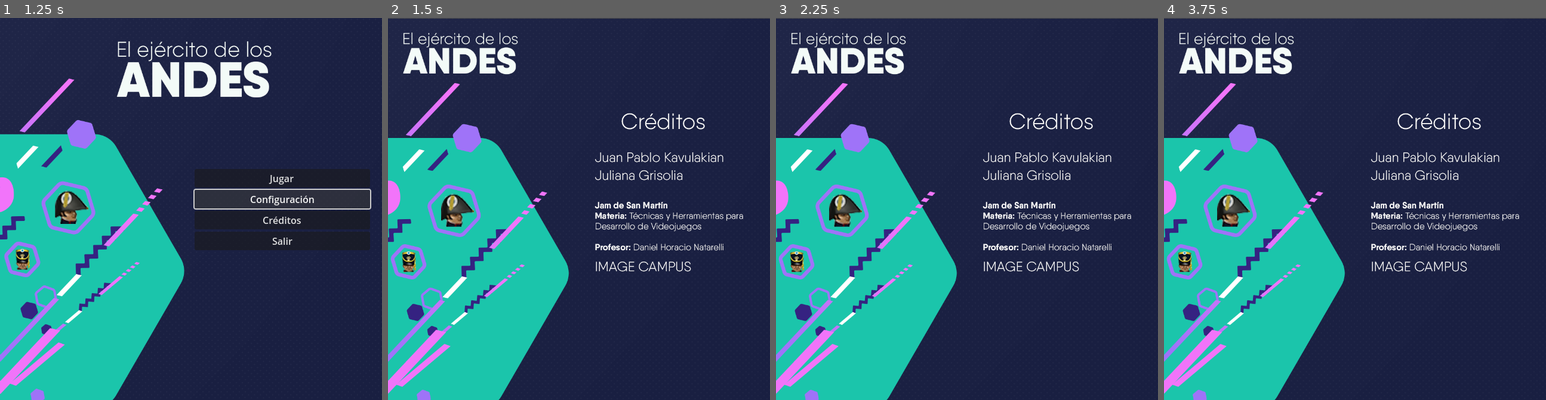
Above: before the commit, frames 1-4 (left to right).
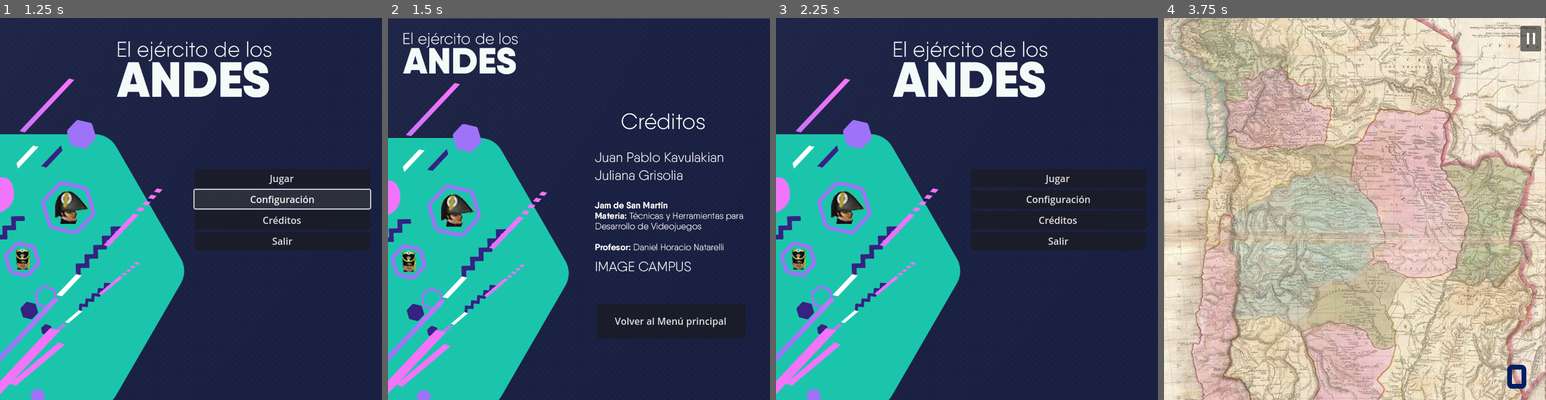
Above: after the commit, the same moments.

Repository: TuliGrisolia/Jam-San-Martin
Game: Godot game, scene res://Escenas/menu.tscn
Two runs of this game, one before a commit and one after it. Both use one fixed random seed, a clock stepped at 60 frames per second and the inputs below. The project has no main scene, so this scene is started directly.
Inputs (mouse positions are in pixels of both pictures, inside the frame that each line leads up to):
- Up to frame 1 (1.25 s): click "Configuración" at 0.5 s
- Up to frame 2 (1.5 s): click "Créditos" at 1.25 s
- Up to frame 3 (2.25 s): click (1058, 319) at 2 s, where only the run after the commit has a clickable "Volver al Menú principal"
- Up to frame 4 (3.75 s): click (1446, 178) at 2.75 s, where only the run after the commit has a clickable "Jugar"; click (1511, 90) at 3.5 s, where only the run after the commit has a clickable "X"

Frame 1 is identical in both runs. In frame 2, 0.7% of the frame differs, in the area x 54-94%, y 75-84%; in frame 3, 14%; in frame 4, 100%, in the area x 0-100%, y 0-100%.

Commit message:
Opciones de pantallas de menu

Diff:
--- /dev/null
+++ b/Escenas/ayuda.tscn
@@ -0,0 +1,32 @@
+[gd_scene load_steps=5 format=3 uid="uid://g5idyfx8u38i"]
+
+[ext_resource type="Texture2D" uid="uid://dkwnnlxx3ovdc" path="res://Assets/sprites/fondo.jpg" id="1_4h70k"]
+[ext_resource type="Script" path="res://Scripts/ayuda.gd" id="1_w3av1"]
+[ext_resource type="Texture2D" uid="uid://ck7lqbpfsl1n5" path="res://Assets/sprites/ayuda.png" id="2_ehs8x"]
+[ext_resource type="AudioStream" uid="uid://kemyq234u6r8" path="res://Assets/sonidos/Pickup_food.wav" id="4_jnc7u"]
+
+[node name="Node2D" type="Node2D"]
+script = ExtResource("1_w3av1")
+
+[node name="Fondo" type="Sprite2D" parent="."]
+position = Vector2(320, 320)
+texture = ExtResource("1_4h70k")
+
+[node name="Ayuda" type="Sprite2D" parent="."]
+position = Vector2(318, 294)
+texture = ExtResource("2_ehs8x")
+
+[node name="Button" type="Button" parent="."]
+offset_left = 562.0
+offset_top = 85.0
+offset_right = 597.0
+offset_bottom = 127.0
+theme_override_colors/font_color = Color(0.976471, 0.976471, 0.976471, 1)
+theme_override_font_sizes/font_size = 50
+text = "X"
+
+[node name="Audio" type="AudioStreamPlayer" parent="."]
+stream = ExtResource("4_jnc7u")
+volume_db = -10.0
+
+[connection signal="pressed" from="Button" to="." method="_on_button_pressed"]
--- a/Escenas/creditos.tscn
+++ b/Escenas/creditos.tscn
@@ -1,9 +1,11 @@
-[gd_scene load_steps=3 format=3 uid="uid://cuycmjyvn6ycx"]
+[gd_scene load_steps=4 format=3 uid="uid://cuycmjyvn6ycx"]
 
+[ext_resource type="Script" path="res://Scripts/creditos.gd" id="1_bnyks"]
 [ext_resource type="Texture2D" uid="uid://jp8yyix8osew" path="res://Assets/sprites/CREDITOS.png" id="1_mckmi"]
 [ext_resource type="AudioStream" uid="uid://bhm7rtjragniy" path="res://Assets/sonidos/Song Snake-Wav.wav" id="2_i15nj"]
 
 [node name="creditos" type="Node2D"]
+script = ExtResource("1_bnyks")
 
 [node name="Creditos" type="Sprite2D" parent="."]
 position = Vector2(319, 322)
@@ -14,3 +16,12 @@
 stream = ExtResource("2_i15nj")
 volume_db = -10.0
 autoplay = true
+
+[node name="Button" type="Button" parent="."]
+offset_left = 350.0
+offset_top = 479.0
+offset_right = 599.0
+offset_bottom = 537.0
+text = "Volver al Menú principal"
+
+[connection signal="pressed" from="Button" to="." method="_on_button_pressed"]
--- a/Escenas/game.tscn
+++ b/Escenas/game.tscn
@@ -1,8 +1,8 @@
-[gd_scene load_steps=16 format=3 uid="uid://b3yu0cafyohfx"]
+[gd_scene load_steps=17 format=3 uid="uid://b3yu0cafyohfx"]
 
 [ext_resource type="Script" path="res://Scripts/Game.gd" id="1_0vflf"]
 [ext_resource type="Texture2D" uid="uid://by6e6jefngkv6" path="res://Assets/sprites/snake.png" id="2_4dj6s"]
-[ext_resource type="Texture2D" uid="uid://dkwnnlxx3ovdc" path="res://Assets/fondo.jpg" id="2_rak5x"]
+[ext_resource type="Texture2D" uid="uid://dkwnnlxx3ovdc" path="res://Assets/sprites/fondo.jpg" id="2_ivf1x"]
 [ext_resource type="Texture2D" uid="uid://cajda08lxiugy" path="res://Assets/sprites/Food.png" id="3_v5v6n"]
 [ext_resource type="Texture2D" uid="uid://foldlr0unwkp" path="res://Assets/Soldado.png" id="4_n2c1e"]
 [ext_resource type="PackedScene" uid="uid://c1lxs178ap672" path="res://Escenas/score.tscn" id="5_tf1b1"]
@@ -10,6 +10,7 @@
 [ext_resource type="AudioStream" uid="uid://bhm7rtjragniy" path="res://Assets/sonidos/Song Snake-Wav.wav" id="6_m8y1b"]
 [ext_resource type="AudioStream" uid="uid://kemyq234u6r8" path="res://Assets/sonidos/Pickup_food.wav" id="7_m2je8"]
 [ext_resource type="AudioStream" uid="uid://7hdg7yg0akf6" path="res://Assets/sonidos/Impact.wav" id="8_ctpm2"]
+[ext_resource type="FontFile" uid="uid://pkxbkski0xb4" path="res://Assets/fuentes/Kenney Future Narrow.ttf" id="11_gbv0e"]
 
 [sub_resource type="TileSetAtlasSource" id="TileSetAtlasSource_j5heh"]
 texture = ExtResource("2_4dj6s")
@@ -45,7 +46,7 @@
 [node name="fondo" type="TextureRect" parent="."]
 offset_right = 640.0
 offset_bottom = 640.0
-texture = ExtResource("2_rak5x")
+texture = ExtResource("2_ivf1x")
 
 [node name="SnakeFood" type="TileMap" parent="."]
 tile_set = SubResource("TileSet_lvtgr")
@@ -70,4 +71,15 @@
 stream = ExtResource("8_ctpm2")
 volume_db = -10.0
 
+[node name="Button" type="Button" parent="."]
+offset_left = 597.0
+offset_top = 13.0
+offset_right = 627.0
+offset_bottom = 47.0
+theme_override_colors/font_color = Color(0.980392, 0.980392, 0.980392, 1)
+theme_override_fonts/font = ExtResource("11_gbv0e")
+theme_override_font_sizes/font_size = 30
+text = " ||"
+
 [connection signal="timeout" from="Timer" to="." method="_on_timer_timeout"]
+[connection signal="pressed" from="Button" to="." method="_on_button_pressed"]
--- /dev/null
+++ b/Escenas/pausa.tscn
@@ -0,0 +1,54 @@
+[gd_scene load_steps=5 format=3 uid="uid://bs5rw7nx08ah7"]
+
+[ext_resource type="Script" path="res://Scripts/ayuda.gd" id="1_bbrm0"]
+[ext_resource type="Texture2D" uid="uid://dkwnnlxx3ovdc" path="res://Assets/sprites/fondo.jpg" id="2_817dh"]
+[ext_resource type="Texture2D" uid="uid://c0cox8od7u7d7" path="res://Assets/sprites/pausa.png" id="3_3tehx"]
+[ext_resource type="AudioStream" uid="uid://kemyq234u6r8" path="res://Assets/sonidos/Pickup_food.wav" id="4_2ixu7"]
+
+[node name="Node2D" type="Node2D"]
+process_mode = 2
+script = ExtResource("1_bbrm0")
+metadata/_edit_horizontal_guides_ = []
+
+[node name="Fondo" type="Sprite2D" parent="."]
+position = Vector2(320, 320)
+texture = ExtResource("2_817dh")
+
+[node name="Pausa" type="Sprite2D" parent="."]
+position = Vector2(319, 305)
+scale = Vector2(1, 0.69375)
+texture = ExtResource("3_3tehx")
+
+[node name="Button" type="Button" parent="."]
+offset_left = 564.0
+offset_top = 160.0
+offset_right = 603.0
+offset_bottom = 237.0
+theme_override_colors/font_color = Color(0.976471, 0.976471, 0.976471, 1)
+theme_override_font_sizes/font_size = 50
+text = "X"
+
+[node name="Audio" type="AudioStreamPlayer" parent="."]
+stream = ExtResource("4_2ixu7")
+volume_db = -10.0
+
+[node name="VBoxContainer" type="VBoxContainer" parent="."]
+offset_left = 170.0
+offset_top = 255.0
+offset_right = 489.0
+offset_bottom = 377.0
+
+[node name="Button" type="Button" parent="VBoxContainer"]
+layout_mode = 2
+text = "Menú Principal"
+
+[node name="Button2" type="Button" parent="VBoxContainer"]
+layout_mode = 2
+text = "Configuración"
+
+[node name="Button3" type="Button" parent="VBoxContainer"]
+layout_mode = 2
+text = "Volver al juego"
+
+[connection signal="pressed" from="Button" to="." method="_on_button_pressed"]
+[connection signal="pressed" from="VBoxContainer/Button" to="." method="_on_button_pressed"]
--- a/Scripts/Game.gd
+++ b/Scripts/Game.gd
@@ -114,3 +114,8 @@
 	add_snake()
 	check_food_eaten()
 	pass # Replace with function body.
+
+
+func _on_button_pressed():
+	get_tree().change_scene_to_file("res://Escenas/pausa.tscn")
+	pass # Replace with function body.
--- /dev/null
+++ b/Scripts/ayuda.gd
@@ -0,0 +1,15 @@
+extends Node2D
+
+
+# Called when the node enters the scene tree for the first time.
+func _ready():
+	get_node("Audio").play()
+	pass # Replace with function body.
+
+
+# Called every frame. 'delta' is the elapsed time since the previous frame.
+
+
+func _on_button_pressed():
+	get_tree().change_scene_to_file("res://Escenas/game.tscn")
+	pass # Replace with function body.
--- /dev/null
+++ b/Scripts/creditos.gd
@@ -0,0 +1,16 @@
+extends Node2D
+
+
+# Called when the node enters the scene tree for the first time.
+func _ready():
+	pass # Replace with function body.
+
+
+# Called every frame. 'delta' is the elapsed time since the previous frame.
+func _process(delta):
+	pass
+
+
+func _on_button_pressed():
+	get_tree().change_scene_to_file("res://Escenas/menu.tscn")
+	pass # Replace with function body.
--- a/Scripts/menu.gd
+++ b/Scripts/menu.gd
@@ -12,7 +12,7 @@
 	pass # Replace with function body.
 
 func _on_jugar_pressed():
-	get_tree().change_scene_to_file("res://Escenas/game.tscn")
+	get_tree().change_scene_to_file("res://Escenas/ayuda.tscn")
 	pass # Replace with function body.
 
 
--- a/Scripts/pantalla-intro.gd
+++ b/Scripts/pantalla-intro.gd
@@ -18,7 +18,7 @@
 
 
 func _on_AnimationPlayer_animation_finished(anim_name):
-	get_tree().change_scene_to_file("res://Scenes/Menu.tscn")
+	get_tree().change_scene_to_file("res://Scenes/menu.tscn")
 	pass # Replace with function body.
 
 
Binary file added: Assets/sprites/ayuda.png
Not shown, added: Assets/sprites/ayuda.png.import
Renamed: Assets/fondo.jpg -> Assets/sprites/fondo.jpg
Not shown, changed: Assets/sprites/fondo.jpg.import
Binary file added: Assets/sprites/pausa.png
Not shown, added: Assets/sprites/pausa.png.import
